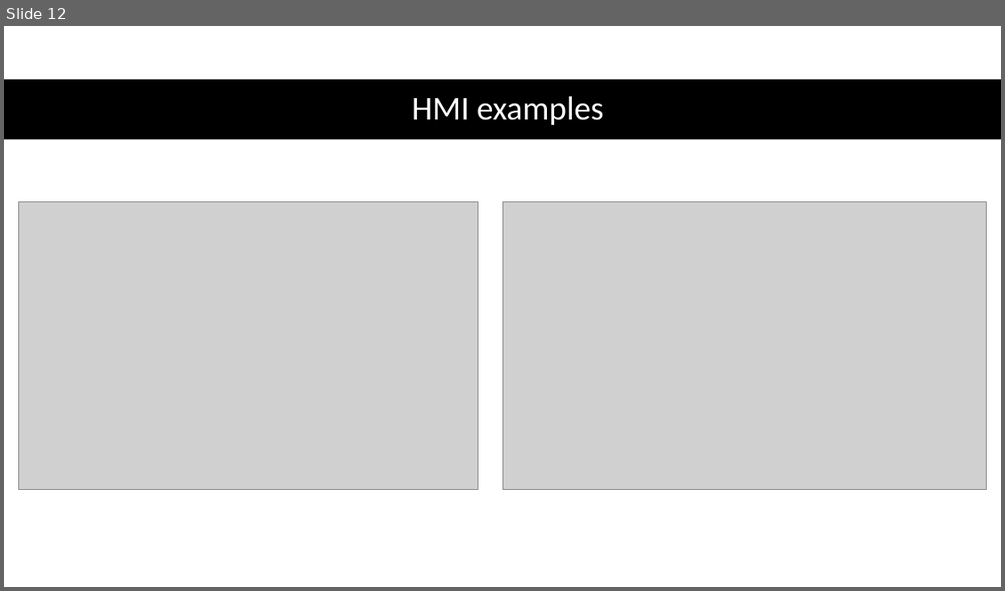
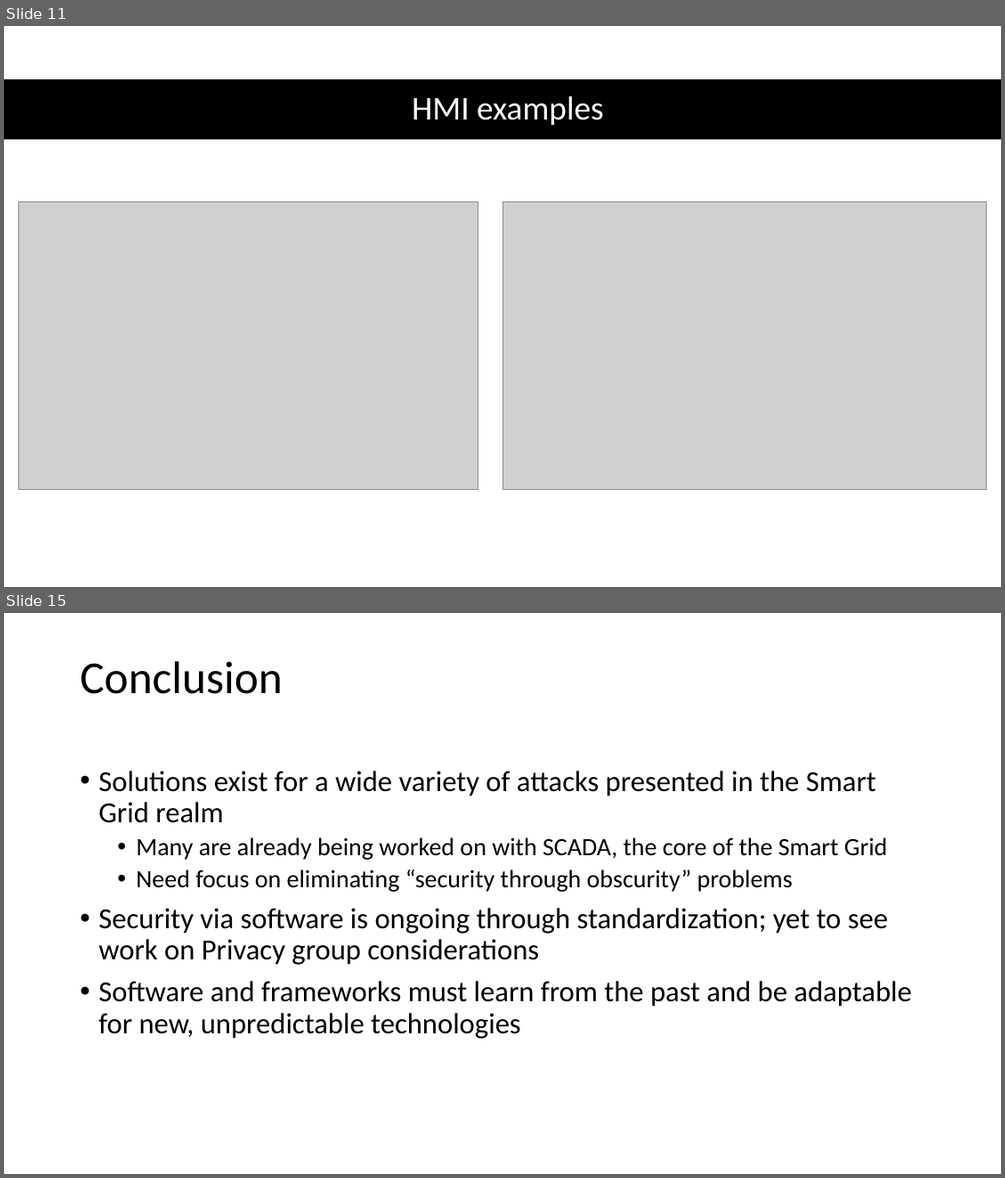
Before and after one commit to CodeFluent/Notes, a slide deck: CS-6222/Fall_2018/project/Smart City Security - Attack and Defense Strategems.pptx. Shown one above the other, each under a label of ours: slide 12 before the commit, slides 11 and 15 after it; the slides between them are not shown. The pictures are 1005x591 and 1005x1178 pixels, drawn with LibreOffice and Linux fonts; fonts in the diff are those of the drawing; grey boxes stand for pictures. Boxes give left, top, right and bottom in pixels: in the first picture for what was removed or moved away, otherwise in the second. Text is boxed around its words. In the diff, an @@ line names an element or a change of style, - is before the commit and + after.

```diff
--- a/CS-6222/Fall_2018/project/Smart City Security - Attack and Defense Strategems.pptx
+++ b/CS-6222/Fall_2018/project/Smart City Security - Attack and Defense Strategems.pptx
@@ slide 15 added at (4,613,1001,1174), background #FFFFFF @@
@@ title added at (80,661,283,694), 44 pt, text #000000 @@
+Conclusion
@@ text added at (98,771,911,1038), 28 pt, text #000000 @@
+• Solutions exist for a wide variety of attacks presented in the Smart Grid realm
+  • Many are already being worked on with SCADA, the core of the Smart Grid
+  • Need focus on eliminating “security through obscurity” problems
+• Security via software is ongoing through standardization; yet to see work on Privacy group considerations
+• Software and frameworks must learn from the past and be adaptable for new, unpredictable technologies
@@ what was slide 12 is now slide 11 @@
```
Also in this commit, not shown: 3 slides changed, 4 other slides added, 6 slides removed, 1 other file.
